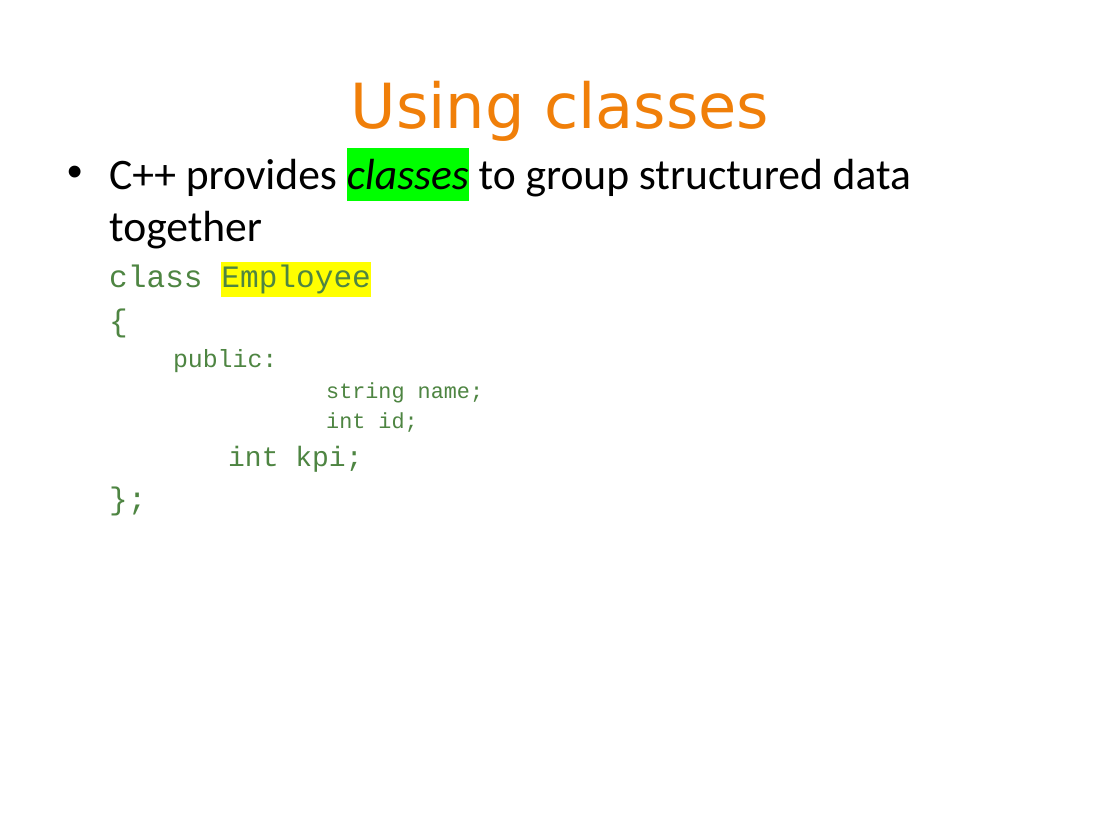
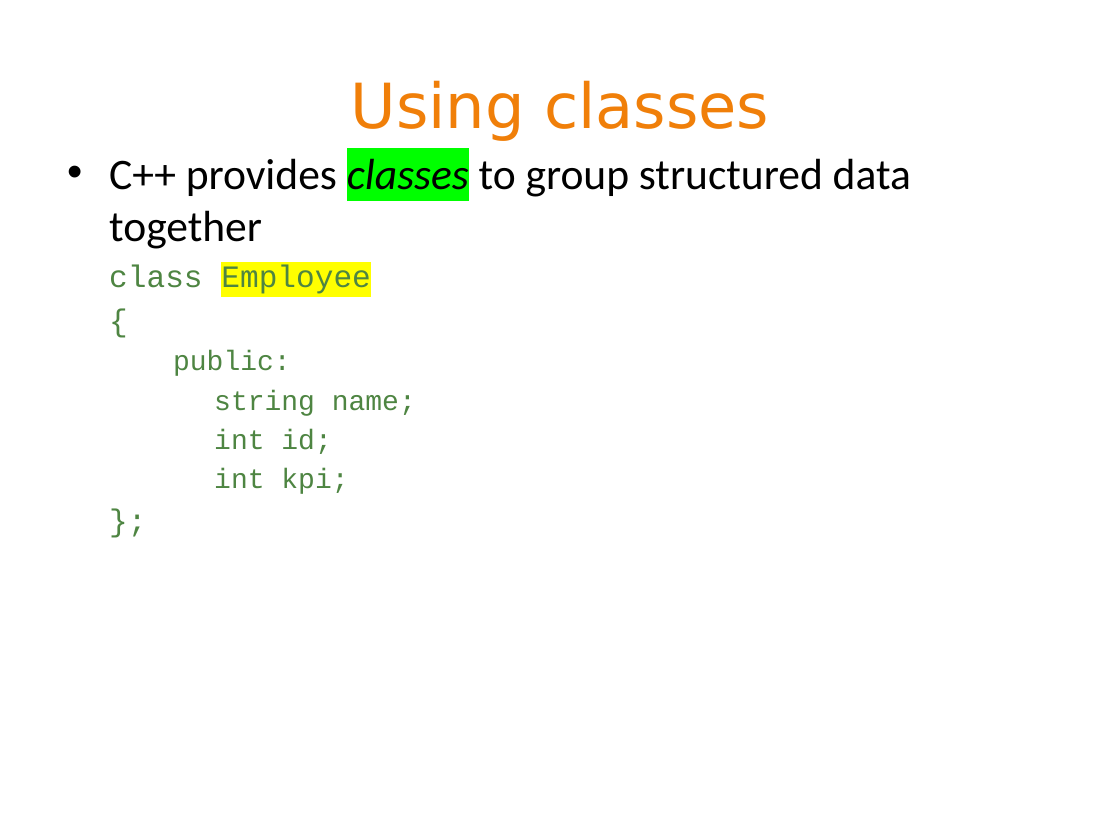
Before and after one commit to BeiyuLinCS/beiyulin.github.io, a slide deck: slide 8 of teach/spring_21/1370/slides/week11_2.pptx. Drawn at 1120x840 pixels with LibreOffice and Linux fonts; fonts in the diff are those of the drawing. Boxes give left, top, right and bottom in pixels: in the first picture for what was removed or moved away, otherwise in the second. Text is boxed around its words. In the diff, an @@ line names an element or a change of style, - is before the commit and + after.

```diff
--- a/teach/spring_21/1370/slides/week11_2.pptx
+++ b/teach/spring_21/1370/slides/week11_2.pptx
@@ text at [173,351,416,494]: size 16 to 18 pt in "public:"; size 14 to 18 pt in "string name;", "int id;"; list level 5 to 4 in "int kpi;" @@
```
Also in this commit, not shown: 2 other slides changed, 3 slides added, 1 slide removed, 23 other files.
